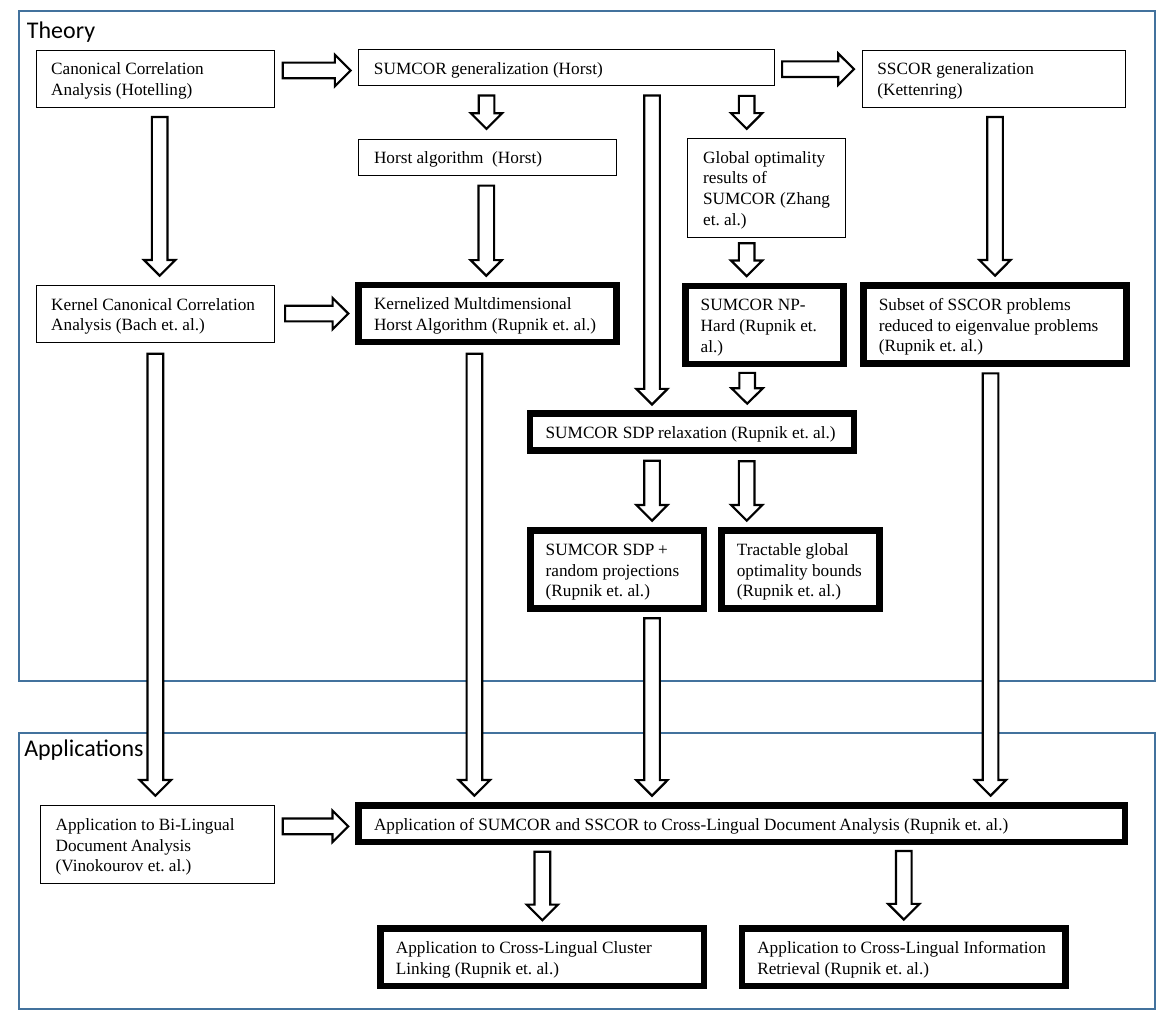
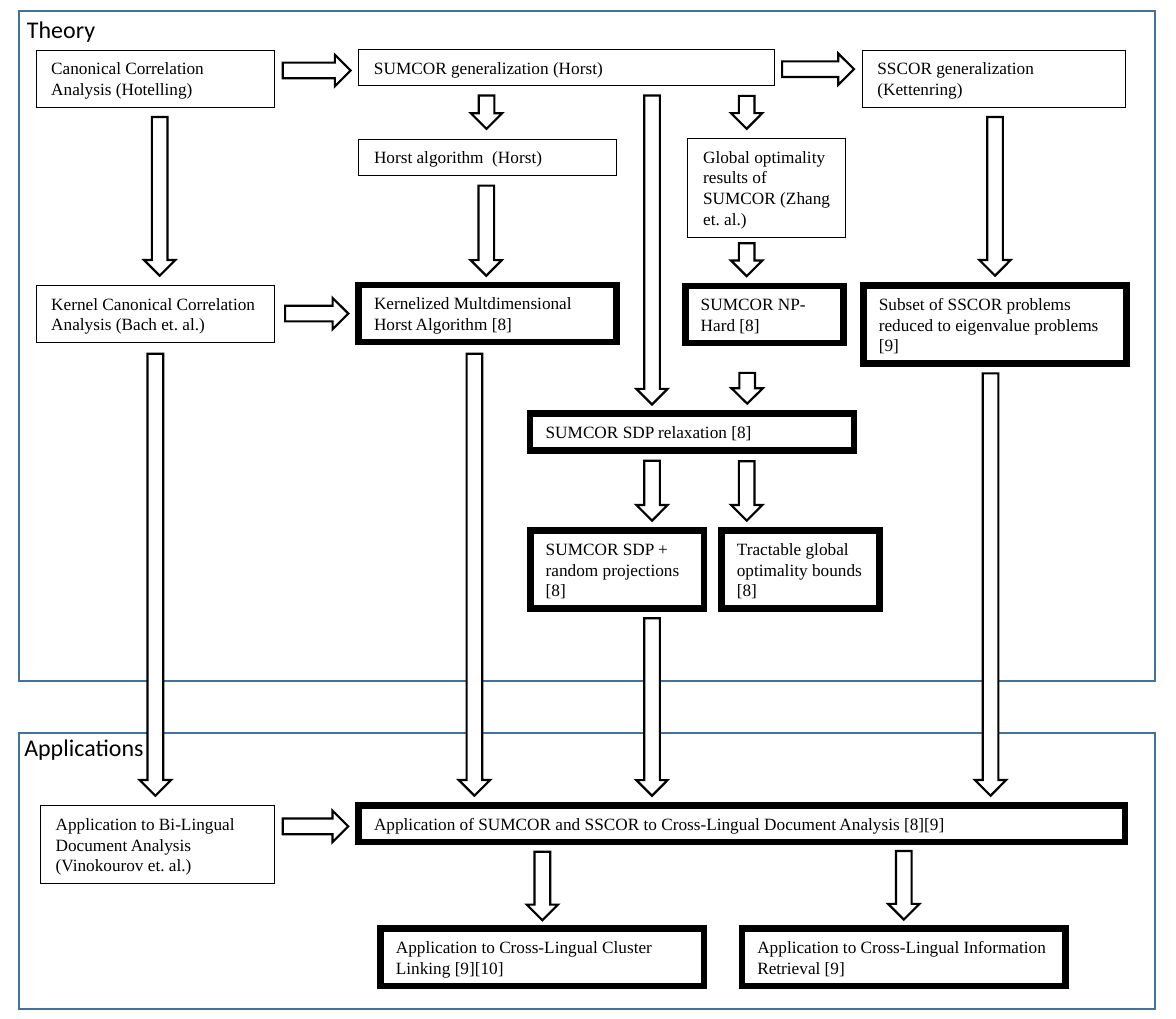
Before and after one commit to rupnikj/phd, a slide deck: slide 1 of position_of_work.pptx. Drawn at 1176x1019 pixels with LibreOffice and Linux fonts; fonts in the diff are those of the drawing. Boxes give left, top, right and bottom in pixels: in the first picture for what was removed or moved away, otherwise in the second. Text is boxed around its words. In the diff, an @@ line names an element or a change of style, - is before the commit and + after.

```diff
--- a/position_of_work.pptx
+++ b/position_of_work.pptx
@@ text in rectangle at [374,297,572,334]: text changed @@
-Kernelized Multdimensional Horst Algorithm (Rupnik et. al.)
+Kernelized Multdimensional Horst Algorithm [8]
@@ rectangle "SUMCOR NP-Hard [8]": place and size @@
-rectangle "SUMCOR NP-Hard [8]" at [685,285,844,364]
+rectangle "SUMCOR NP-Hard [8]" at [685,285,844,343]
@@ text in rectangle at [701,298,806,334]: text changed @@
-SUMCOR NP-Hard (Rupnik et. al.)
+SUMCOR NP-Hard [8]
@@ text in rectangle at [879,298,1098,354]: text changed @@
-Subset of SSCOR problems reduced to eigenvalue problems (Rupnik et. al.)
+Subset of SSCOR problems reduced to eigenvalue problems [9]
@@ text in rectangle at [546,426,751,441]: text changed @@
-SUMCOR SDP relaxation (Rupnik et. al.)
+SUMCOR SDP relaxation [8]
@@ text in rectangle at [546,543,680,599]: text changed @@
-SUMCOR SDP + random projections (Rupnik et. al.)
+SUMCOR SDP + random projections [8]
@@ text in rectangle at [737,543,862,599]: text changed @@
-Tractable global optimality bounds (Rupnik et. al.)
+Tractable global optimality bounds [8]
@@ text in rectangle at [374,818,944,834]: text changed @@
-Application of SUMCOR and SSCOR to Cross-Lingual Document Analysis (Rupnik et. al.)
+Application of SUMCOR and SSCOR to Cross-Lingual Document Analysis [8][9]
@@ text in rectangle at [396,941,652,978]: text changed @@
-Application to Cross-Lingual Cluster Linking (Rupnik et. al.)
+Application to Cross-Lingual Cluster Linking [9][10]
@@ text in rectangle at [757,941,1046,977]: text changed @@
-Application to Cross-Lingual Information Retrieval (Rupnik et. al.)
+Application to Cross-Lingual Information Retrieval [9]
```
Also in this commit, not shown: 5 other files.
